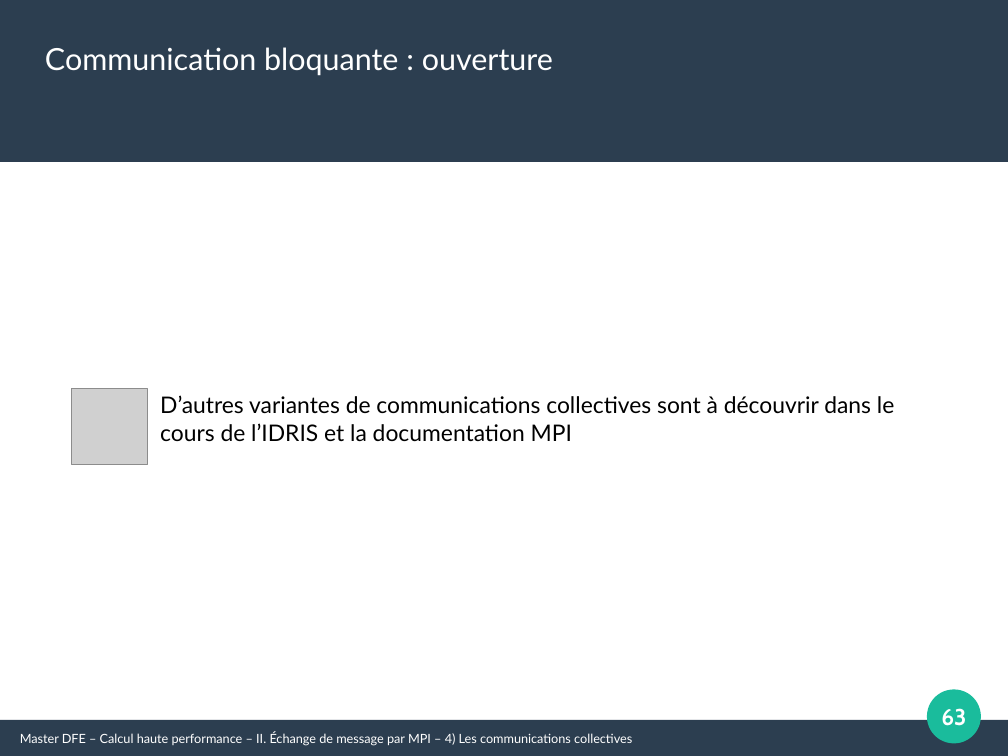
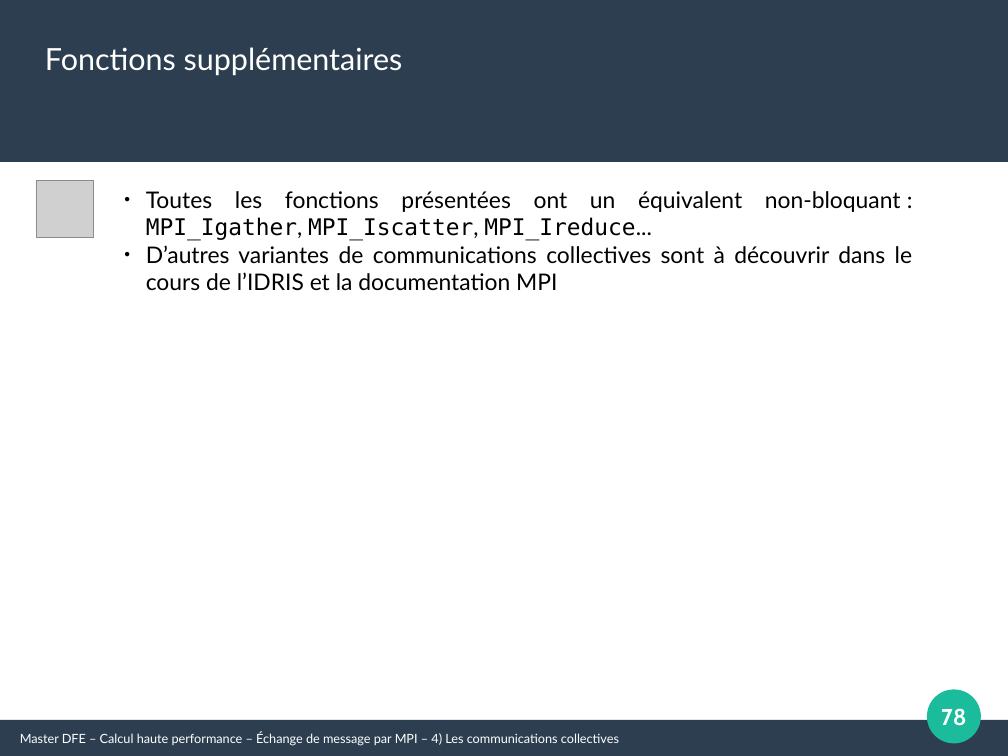
Before and after one commit to Maison-de-la-Simulation/HPC-DFE-Paris-Saclay, a slide deck: slide 78 of support/MPI.odp (slide 63 before the commit). Drawn at 1008x756 pixels with LibreOffice and Linux fonts; fonts in the diff are those of the drawing; grey boxes stand for pictures. Boxes give left, top, right and bottom in pixels: in the first picture for what was removed or moved away, otherwise in the second. Text is boxed around its words. In the diff, an @@ line names an element or a change of style, - is before the commit and + after.

Commit message:
- New MPI exercise for non-blocking communication - Update of the MPI course

```diff
--- a/support/MPI.odp
+++ b/support/MPI.odp
@@ text at bbox=[45, 47, 403, 76]: text changed @@
-Communication bloquante : ouverture
+Fonctions supplémentaires
@@ picture: place and size @@
-picture at bbox=[72, 389, 148, 465]
+picture at bbox=[36, 180, 93, 238]
@@ text "Toutes les fonctions présentées ont ...": place and size @@
-text "Toutes les fonctions présentées ont ..." at bbox=[160, 395, 894, 442]
+text "Toutes les fonctions présentées ont ..." at bbox=[146, 191, 912, 291]
@@ text at bbox=[146, 191, 901, 241]: paragraph added @@
+● Toutes les fonctions présentées ont un équivalent non-bloquant : MPI_Igather, MPI_Iscatter, MPI_Ireduce...
@@ text at bbox=[146, 245, 912, 291]: alignment left to justified; bullet none to ● @@
@@ page number at bbox=[941, 708, 966, 726]: text changed @@
-63
+78
@@ text at bbox=[20, 732, 619, 746]: text changed @@
-Master DFE – Calcul haute performance – II. Échange de message par MPI – 4) Les communications collectives
+Master DFE – Calcul haute performance – Échange de message par MPI – 4) Les communications collectives
```
Also in this commit, not shown: 37 other slides changed, 17 slides added, 1 slide removed, 5 other files.
